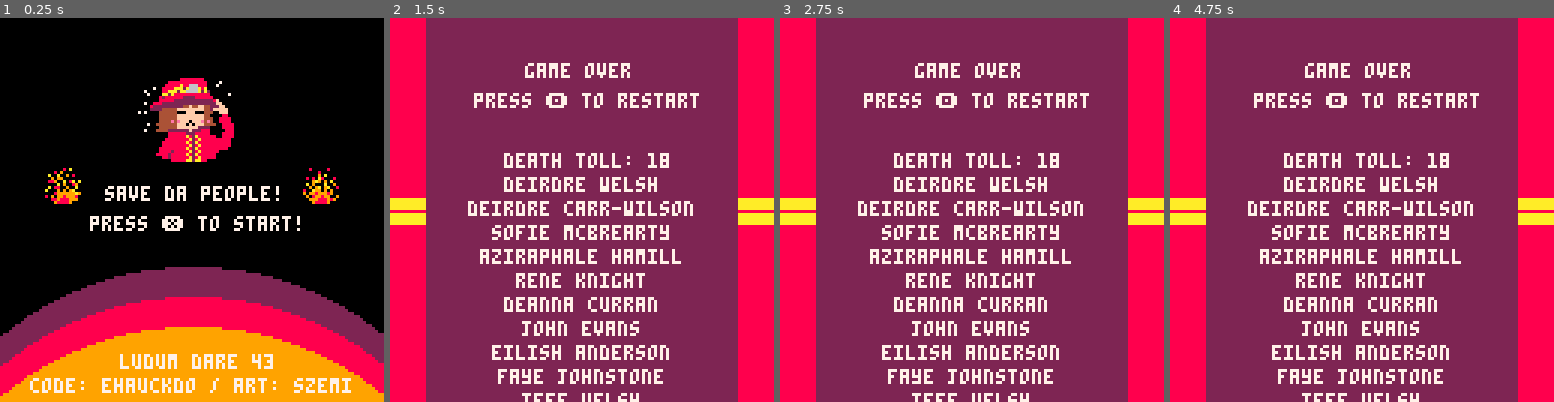
Above: before the commit, frames 1-4 (left to right).
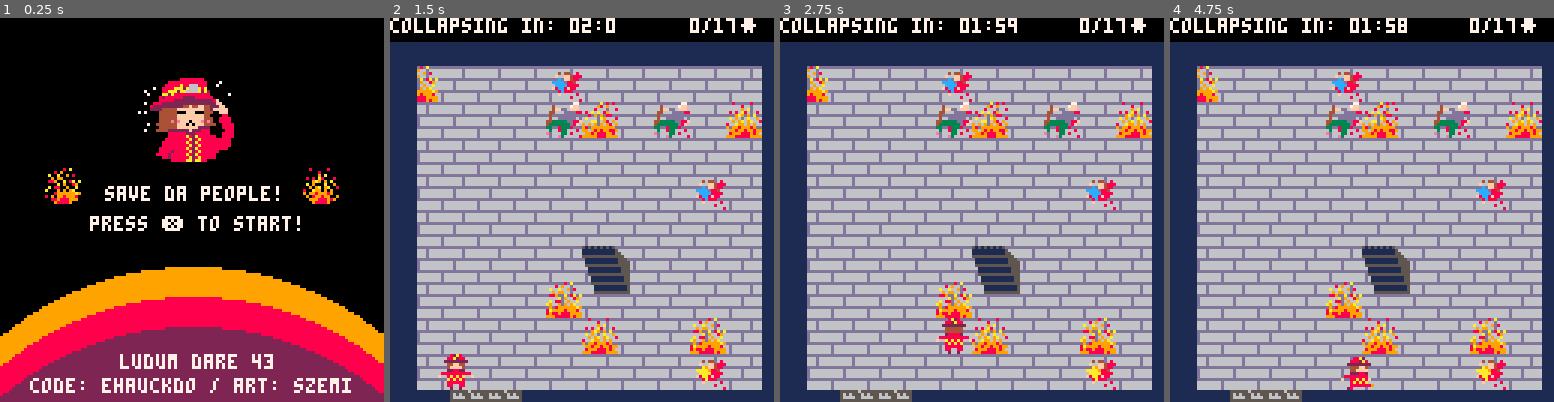
Above: after the commit, the same moments.

Repository: ehauckdo/ludumdare43
Game: PICO-8 cartridge ludumdare43.p8
Two runs of this game, one before a commit and one after it. Both use one fixed random seed, a clock stepped at 60 frames per second and the inputs below.
Inputs:
- Up to frame 1 (0.25 s): no input
- Up to frame 2 (1.5 s): tap X (X key) at 0.33, 1.07 s; tap O (Z key) at 0.7 s
- Up to frame 3 (2.75 s): hold Right 1.6-2.1 s; tap O (Z key) at 1.7, 2.1, 2.5 s; tap X (X key) at 1.85 s; hold Up 2.15-2.42 s; hold Right from 2.47 s (still down)
- Up to frame 4 (4.75 s): tap O (Z key) every 0.4 s from 2.9 to 4.5 s; tap X (X key) at 2.97, 4.08 s; release Right at 3.03 s; hold Left 3.08-3.58 s; hold Down 3.63-3.97 s; hold Right 4.02-4.68 s; hold Up from 4.73 s (still down)

The runs differ from the first frame. In frame 1, 20% of the frame differs, in the area x 0-100%, y 64-100%; in frame 2, 100%; in frame 3, 100%, in the area x 0-100%, y 0-100%; in frame 4, 100%.

Commit message:
Code cleaning

Diff:
--- a/ludumdare43.p8
+++ b/ludumdare43.p8
@@ -40,7 +40,11 @@
 	if btn(❎) then
 		start_game()
 	end
-	anim_step += 1
+	update_anim()
+end
+
+function update_anim()
+ anim_step += 1
 	fire_step += 1
 	if anim_step > 15 then
 	 anim_f = (anim_f%2)+1
@@ -54,12 +58,9 @@
 
 function draw_menu()
 	cls(0)
-	//circfill(64,64,100,8)
-	//rectfill(0,60,127,63,10)
-	//rectfill(0,65,127,68,10)
-	circfill(64,183,100,2)
+	circfill(64,183,100,9)
 	circfill(64,193,100,8)
-	circfill(64,203,100,9)
+	circfill(64,203,100,2)
 	spr(anim_ss[anim_f], 46,20,4,4)
 	spr(fire_ss[fire_f], 15,50,1.5,1.5)
 	spr(fire_ss[(fire_f%2)+1], 101,50,1.5,1.5)
@@ -75,30 +76,10 @@
  load_time()
  load_player()
  load_floors()
+ load_stairs()
+ load_victims()
+
  calculate_min_rescued()
-
-end
-
-function calculate_min_rescued()
-	for i=1,#people_list-1 do
-	 for j=i+1,#people_list do
-	 if people_list[i].dist > people_list[j].dist then
-	  temp = people_list[i]
-	  people_list[i] = people_list[j]
-	  people_list[j] = temp
-	 end
-	 end
-	end
-	minimum = 0
-	local t_left = time_left
-	for p in all(people_list) do
-	 t_left -= ceil(p.dist/1.5)
-	 if t_left >= 0 then
-	  minimum += 1
-	 else
-	  break
-	 end
-	end
 end
 
 function load_time()
@@ -108,73 +89,132 @@
 
 function load_player()
  player = {}
- player.x = 2
- player.y = 9
- player.offsetx = 0
- player.offsety = 0
- player.h = 1.5
- player.w = 1.5
- player.ss = {}
- player.ss["⬇️"] = {0,1,0,2}
- player.ss["⬆️"] = {3,4,3,5}
- player.ss["➡️"] = {6,7,8,9}
- player.ss["⬅️"] = {10,11,12,13}
- player.dir = "⬇️"
- player.f = 1
- player.mov = 0
- player.step = 1
- player.col = false
+ local p = player
+ p.x = 2 p.y = 9
+ p.offsetx = 0
+ p.offsety = 0
+ p.h = 1.5
+ p.w = 1.5
+ p.ss = {}
+ p.ss["⬇️"] = {0,1,0,2}
+ p.ss["⬆️"] = {3,4,3,5}
+ p.ss["➡️"] = {6,7,8,9}
+ p.ss["⬅️"] = {10,11,12,13}
+ p.dir = "⬇️"
+ p.f = 1
+ p.mov = 0
+ p.step = 1
+ p.col = false
 end
 
 function load_floors()
  cur_floor = 1
- total_people = 0
- people_list = {}
-
  floors = {}
  top_floor = flr(rnd(3))+5
  for i=1,top_floor do
-
   f = create_matrix(10,9)
   add(floors,f)
-  floors[1][2][9].item = {}
-  floors[1][2][9].item.id = "safe"
-
-  if i > 1 then
-   stair_d = load_stair_down(stair)
-   f[stair_d.x][stair_d.y].item=stair_d
-   //f = clean_fire_around_stairs(f,stair_d.x,stair_d.y)
+ end
+ floors[1][2][9].item = {}
+ floors[1][2][9].item.id = "safe"
+	floors[1][3][9].item = {}
+ floors[1][3][9].item.id = "safe"
+ return floors
+end
+
+function load_stairs()
+	for i=1,#floors do
+	 f = floors[i]
+	 if i > 1 then
+   st_d = load_stair_down(st_u)
+   f[st_d.x][st_d.y].item=st_d
   end
 
-  if i < top_floor then
-   stair = load_stair_up()
-   while f[stair.x][stair.y].item != nil do
-    stair = load_stair_up()
-    //f = clean_fire_around_stairs(f,stair.x,stair.y)
-   end
-   f[stair.x][stair.y].item=stair
-   if f[stair.x][stair.y+1].item != nil and f[stair.x][stair.y+1].item.id == "fire" then
-    f[stair.x][stair.y+1].item = nil
+	 if i < #floors then
+   st_u = load_stair_up()
+   //while f[st_u.x][st_u.y].item != nil do
+   // st_up = load_stair_up()
+   //end
+   //f = clean_fire_around_stairs(f,st_u.x,st_u.y)
+   f[st_u.x][st_u.y].item=st_u
+   if f[st_u.x][st_u.y+1].item != nil and f[st_u.x][st_u.y+1].item.id == "fire" then
+    f[st_u.x][st_u.y+1].item = nil
    end
   end
-
-  // creating 1-3 rand people
-  for j=1, flr(rnd(5))+1 do
-   person = load_person()
-   if f[person.x][person.y].item == nil then
+	end
+end
+
+function load_victims()
+ total_victims = 0
+	list_victims = {}
+	for i=1,#floors do
+	 f = floors[i]
+	 for j=1, flr(rnd(5))+1 do
+   v = load_person()
+   if f[v.x][v.y].item == nil then
 
    	// calculate dist from stair
-   	person.dist = calculate_dist(person,floors,i)
-
-   	f[person.x][person.y].item=person
-   	total_people += 1
-   	add(people_list, person)
+   	v.dist = calculate_dist(v,f,i)
+
+   	f[v.x][v.y].item=v
+   	total_victims += 1
+   	add(list_victims, v)
    end
   end
-
- end
-
-end
+	end
+end
+
+//function load_floors()
+// cur_floor = 1
+// total_victims = 0
+// list_victims = {}
+
+// floors = {}
+// top_floor = flr(rnd(3))+5
+// for i=1,top_floor do
+
+//  f = create_matrix(10,9)
+//  add(floors,f)
+//  floors[1][2][9].item = {}
+//  floors[1][2][9].item.id = "safe"
+//  floors[1][3][9].item = {}
+//  floors[1][3][9].item.id = "safe"
+
+//  if i > 1 then
+//   stair_d = load_stair_down(stair)
+//   f[stair_d.x][stair_d.y].item=stair_d
+   //f = clean_fire_around_stairs(f,stair_d.x,stair_d.y)
+//  end
+
+//  if i < top_floor then
+//   stair = load_stair_up()
+//   while f[stair.x][stair.y].item != nil do
+//    stair = load_stair_up()
+    //f = clean_fire_around_stairs(f,stair.x,stair.y)
+//   end
+//   f[stair.x][stair.y].item=stair
+//   if f[stair.x][stair.y+1].item != nil and f[stair.x][stair.y+1].item.id == "fire" then
+//    f[stair.x][stair.y+1].item = nil
+//   end
+//  end
+
+  // creating 1-3 rand people
+//  for j=1, flr(rnd(5))+1 do
+//   person = load_person()
+//   if f[person.x][person.y].item == nil then
+
+   	// calculate dist from stair
+//   	person.dist = calculate_dist(person,floors,i)
+
+//   	f[person.x][person.y].item=person
+//   	total_victims += 1
+//   	add(list_victims, person)
+//   end
+//  end
+
+ //end
+
+//end
 
 function load_person()
  local sprites = {192,194,196,198,200}
@@ -225,17 +265,41 @@
  return stair
 end
 
+function calculate_min_rescued()
+	// simple bubble sort to order
+	// people by distance from door
+	lv = list_victims
+	for i=1,#lv-1 do
+	 for j=i+1,#lv do
+	  if lv[i].dist > lv[j].dist then
+	   temp = lv[i]
+	   lv[i] = lv[j]
+	   lv[j] = temp
+	  end
+	 end
+	end
+	minimum = 0
+	local t_left = time_left
+	for p in all(lv) do
+	 t_left -= ceil(p.dist/1.5)
+	 if t_left >= 0 then
+	  minimum += 1
+	 else break
+	 end
+	end
+end
+
 function update_game()
  update_time()
  update_player()
  update_fire()
  check_coll()
- if btn(🅾️) then
-   mode = "gameover"
+ //if btn(🅾️) then
+ //  mode = "gameover"
  //  pressed=true
  //else
  // pressed = false
- end
+ //end
 end
 
 function update_time()
@@ -243,7 +307,7 @@
   current_time = get_time()
   time_left = time_left - 1
   if time_left == 0 then
-  	if total_rescued >= total_people/2 then
+  	if total_rescued >= total_victims/2 then
   	 victory_gameover()
   	else
   	 loss_gameover()
@@ -338,7 +402,7 @@
 	   if player.rescuing != nil then
 	    player.rescuing = nil
 	    total_rescued += 1
-	    if total_rescued == total_people then
+	    if total_rescued == total_victims then
 	     victory_gameover()
 	    end
 	  end
@@ -359,8 +423,8 @@
  hours = flr(time_left/60)
  if hours < 10 then hours = "0"..hours end
  print("collapsing in: "..hours..":"..time_left%60,0,0,7)
- print(total_rescued.."/"..total_people.."웃",100,0,7)
- //print(total_rescued.."/"..total_people.."/"..minimum.."웃",100,0,7)
+ print(total_rescued.."/"..total_victims.."웃",100,0,7)
+ //print(total_rescued.."/"..total_victims.."/"..minimum.."웃",100,0,7)
 end
 
 function draw_floor()
@@ -452,15 +516,9 @@
  rectfill(0,12,8,127,1)
  rectfill(124,12,127,127,1)
 	rectfill(0,124,127,127,1)
-	if cur_floor == 1 then spr(98,20,124,1.5,1.5) end
+	if cur_floor == 1 then spr(98,20,124,1.5,1.5) spr(98,32,124,1.5,1.5) end
 end
 -->8
-function update_gameover()
- if btn(🅾️) then
-		//mode = "menu"
-	end
-end
-
 function victory_gameover()
  mode = "gameover"
  victory = true
@@ -469,6 +527,12 @@
 function loss_gameover()
  mode = "gameover"
  victory = false
+end
+
+function update_gameover()
+ if btn(🅾️) then
+		mode = "menu"
+	end
 end
 
 function draw_gameover()
Not shown, changed: 130 lines of the sprite sheet (__gfx__) section of ludumdare43.p8
Not shown, changed: the thumbnail (__label__) section of ludumdare43.p8
